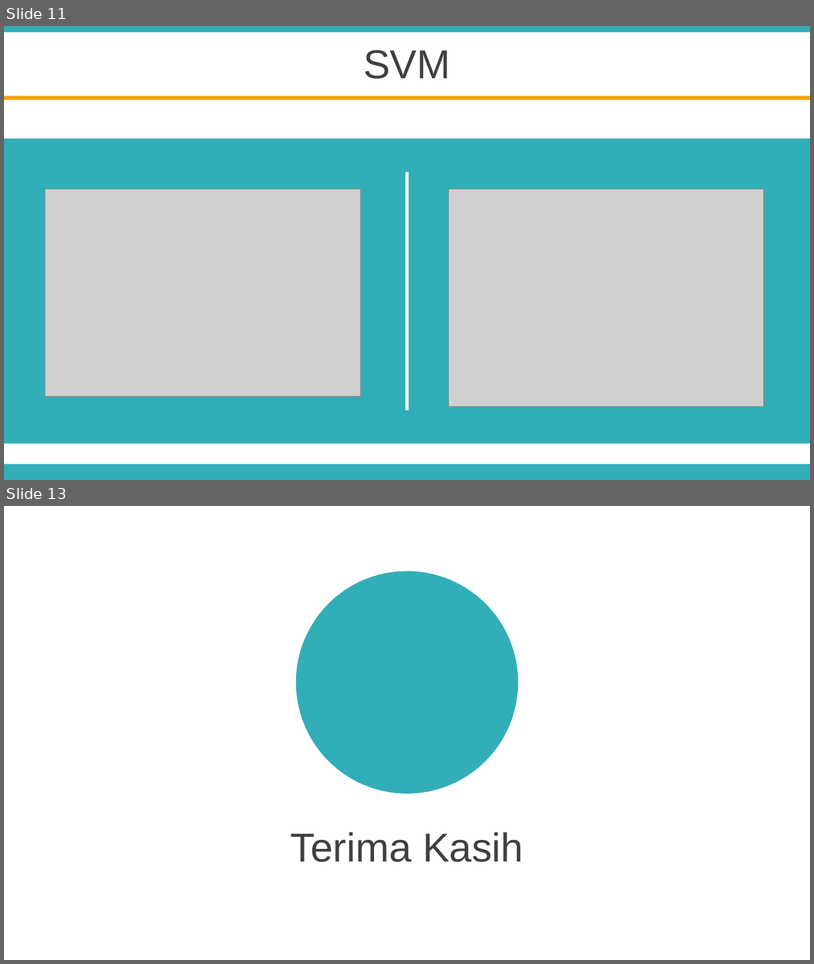
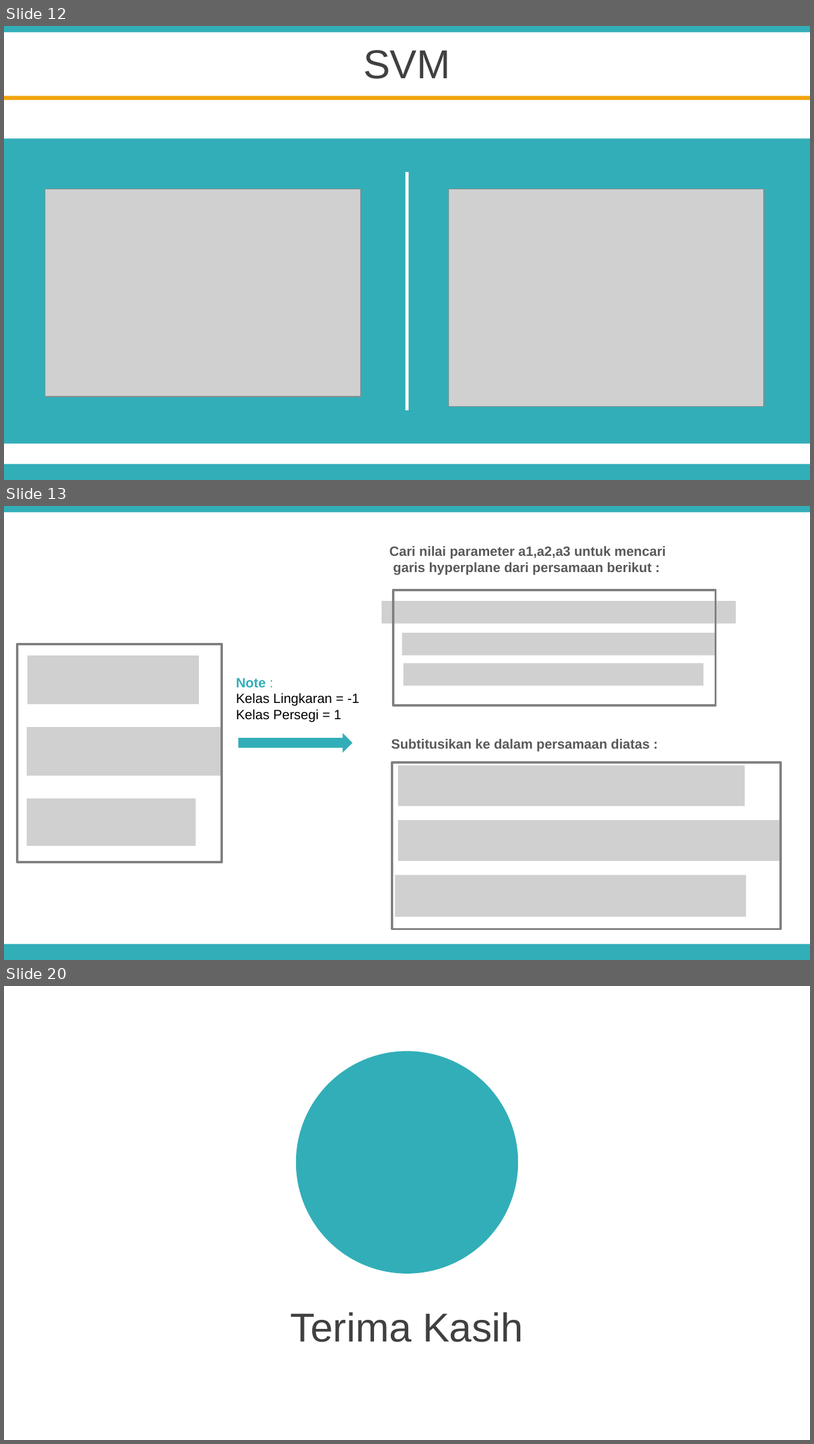
Before and after one commit to Elbaayu27/TugasAkhir, a slide deck: SIDANG/PPT SIDANG.pptx. Shown one above the other, each under a label of ours: slides 11 and 13 before the commit, slides 12, 13 and 20 after it; the slides between them are not shown. The pictures are 814x964 and 814x1444 pixels, drawn with LibreOffice and Linux fonts; fonts in the diff are those of the drawing; grey boxes stand for pictures; background and template pictures are left out. Boxes give left, top, right and bottom in pixels: in the first picture for what was removed or moved away, otherwise in the second. Text is boxed around its words. In the diff, an @@ line names an element or a change of style, - is before the commit and + after.

```diff
--- a/SIDANG/PPT SIDANG.pptx
+++ b/SIDANG/PPT SIDANG.pptx
@@ slide 13 added at (x1=4, y1=506, x2=810, y2=960), background #FFFFFF; not listed: 2 template elements that a slide beside it also shows @@
@@ text added at (x1=390, y1=546, x2=666, y2=575), 12 pt, text #595959, bold @@
+Cari nilai parameter a1,a2,a3 untuk mencari
+garis hyperplane dari persamaan berikut :
@@ rectangle added at (x1=393, y1=590, x2=716, y2=705), outline #808080 2 pt @@
@@ picture added at (x1=381, y1=601, x2=736, y2=624) @@
@@ rectangle added at (x1=17, y1=644, x2=222, y2=862), outline #808080 2 pt @@
@@ picture added at (x1=402, y1=633, x2=716, y2=655) @@
@@ picture added at (x1=27, y1=655, x2=199, y2=703) @@
@@ picture added at (x1=404, y1=663, x2=704, y2=686) @@
@@ text added at (x1=236, y1=678, x2=360, y2=722), 12 pt, text #000000 @@
+Note :
+Kelas Lingkaran = -1
+Kelas Persegi = 1
@@ picture added at (x1=27, y1=727, x2=222, y2=775) @@
@@ right arrow added at (x1=239, y1=733, x2=353, y2=752), fill #32AEB8 @@
@@ text added at (x1=392, y1=739, x2=650, y2=751), 12 pt, text #595959, bold @@
+Subtitusikan ke dalam persamaan diatas :
@@ rectangle added at (x1=393, y1=762, x2=782, y2=930), outline #808080 2 pt @@
@@ picture added at (x1=398, y1=766, x2=745, y2=806) @@
@@ picture added at (x1=27, y1=798, x2=196, y2=846) @@
@@ picture added at (x1=398, y1=820, x2=782, y2=860) @@
@@ picture added at (x1=395, y1=874, x2=747, y2=916) @@
@@ what was slide 11 is now slide 12 @@
@@ what was slide 13 is now slide 20 @@
```
Also in this commit, not shown: 1 slide changed, 8 other slides added, 2 slides removed, 3 other files.
